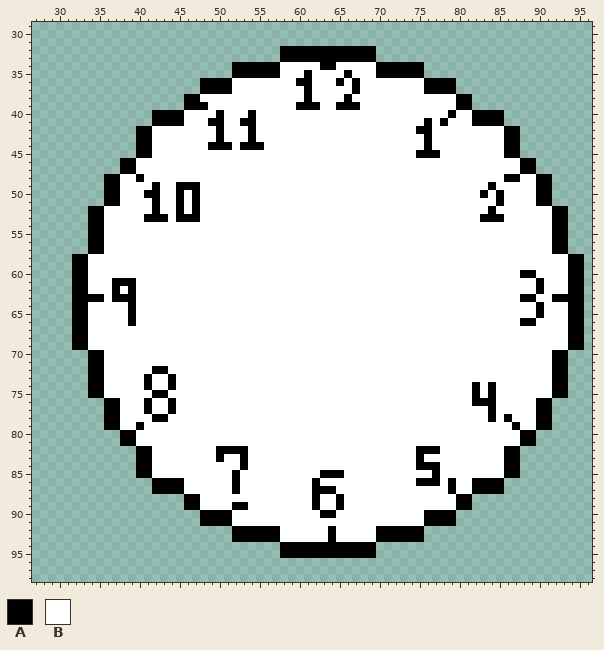
Pixel-art file -- AsepriteAssets/Clock No Hands.aseprite. Above is the file before it was changed.
128x128 pixels, 1 frame. Shown: x 27..96, y 29..98.
Palette (. is transparent): A #000000  B #ffffff
The same view after the edit:
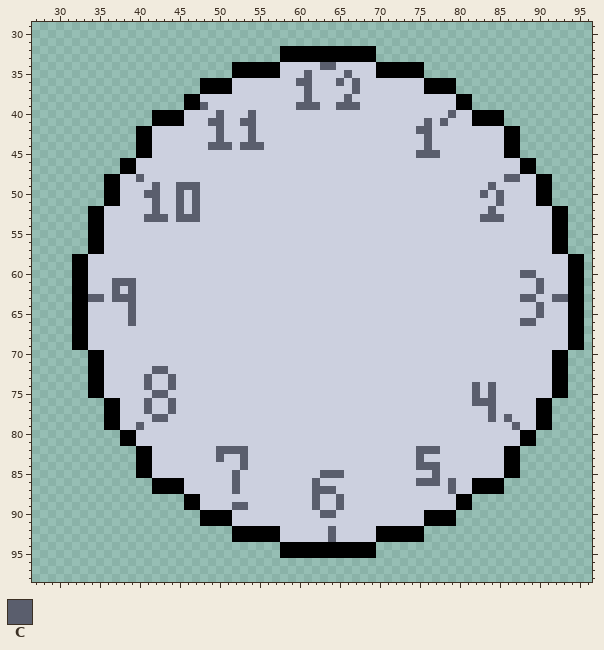
Colours new in this view: C #5a5e6d
From old to new:
colour B: #ffffff -> #ccd0df
y 34: x 63..64 AA -> CC
y 35: x 61 A -> C; x 66 A -> C
y 36: x 60..61 AA -> CC; x 65 A -> C; x 67 A -> C
y 37: x 61 A -> C; x 67 A -> C
y 38: x 61 A -> C; x 66 A -> C
y 39: x 48 A -> C; x 60..62 AAA -> CCC; x 65..67 AAA -> CCC
y 40: x 50 A -> C; x 54 A -> C; x 79 A -> C
y 41: x 49..50 AA -> CC; x 53..54 AA -> CC; x 76 A -> C; x 78 A -> C
y 42: x 50 A -> C; x 54 A -> C; x 75..76 AA -> CC
y 43: x 50 A -> C; x 54 A -> C; x 76 A -> C
y 44: x 49..51 AAA -> CCC; x 53..55 AAA -> CCC; x 76 A -> C
y 45: x 75..77 AAA -> CCC
y 48: x 40 A -> C; x 86..87 AA -> CC
y 49: x 42 A -> C; x 45..47 AAA -> CCC; x 84 A -> C
y 50: x 41..42 AA -> CC; x 45 A -> C; x 47 A -> C; x 83 A -> C; x 85 A -> C
y 51: x 42 A -> C; x 45 A -> C; x 47 A -> C; x 85 A -> C
y 52: x 42 A -> C; x 45 A -> C; x 47 A -> C; x 84 A -> C
y 53: x 41..43 AAA -> CCC; x 45..47 AAA -> CCC; x 83..85 AAA -> CCC
y 60: x 88..89 AA -> CC
y 61: x 37..39 AAA -> CCC; x 90 A -> C
y 62: x 37 A -> C; x 39 A -> C; x 90 A -> C
y 63: x 34..35 AA -> CC; x 37..39 AAA -> CCC; x 88..89 AA -> CC; x 92..93 AA -> CC
y 64..65: x 39 A -> C; x 90 A -> C
y 66: x 39 A -> C; x 88..89 AA -> CC
y 72: x 42..43 AA -> CC
y 73: x 41 A -> C; x 44 A -> C
y 74: x 41 A -> C; x 44 A -> C; x 82 A -> C; x 84 A -> C
y 75: x 42..43 AA -> CC; x 82 A -> C; x 84 A -> C
y 76: x 41 A -> C; x 44 A -> C; x 82..84 AAA -> CCC
y 77: x 41 A -> C; x 44 A -> C; x 84 A -> C
y 78: x 42..43 AA -> CC; x 84 A -> C; x 86 A -> C
y 79: x 40 A -> C; x 87 A -> C
y 82: x 50..53 AAAA -> CCCC; x 75..77 AAA -> CCC
y 83: x 50 A -> C; x 53 A -> C; x 75 A -> C
y 84: x 53 A -> C; x 75..77 AAA -> CCC
y 85: x 52 A -> C; x 63..65 AAA -> CCC; x 77 A -> C
y 86: x 52 A -> C; x 62 A -> C; x 75..77 AAA -> CCC; x 79 A -> C
y 87: x 52 A -> C; x 62..64 AAA -> CCC; x 79 A -> C
y 88: x 62 A -> C; x 65 A -> C
y 89: x 52..53 AA -> CC; x 62 A -> C; x 65 A -> C
y 90: x 63..64 AA -> CC
y 92..93: x 64 A -> C
